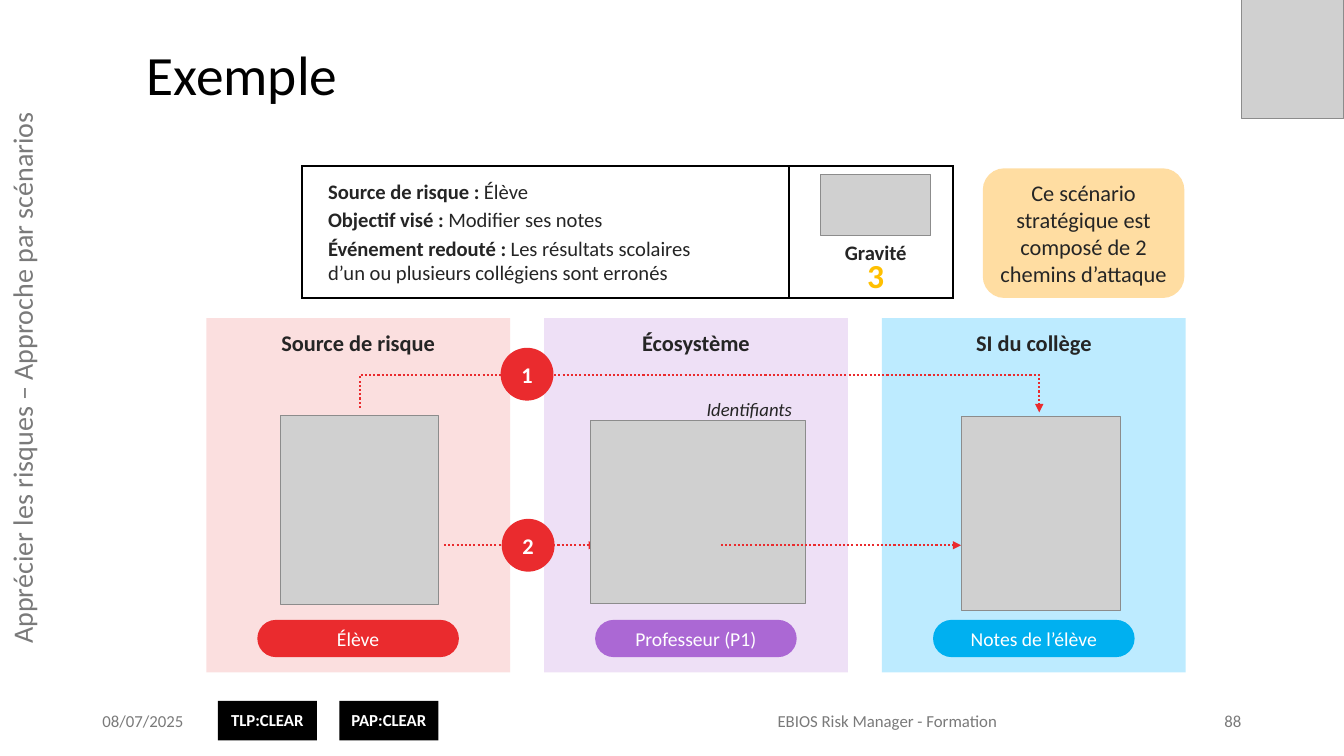
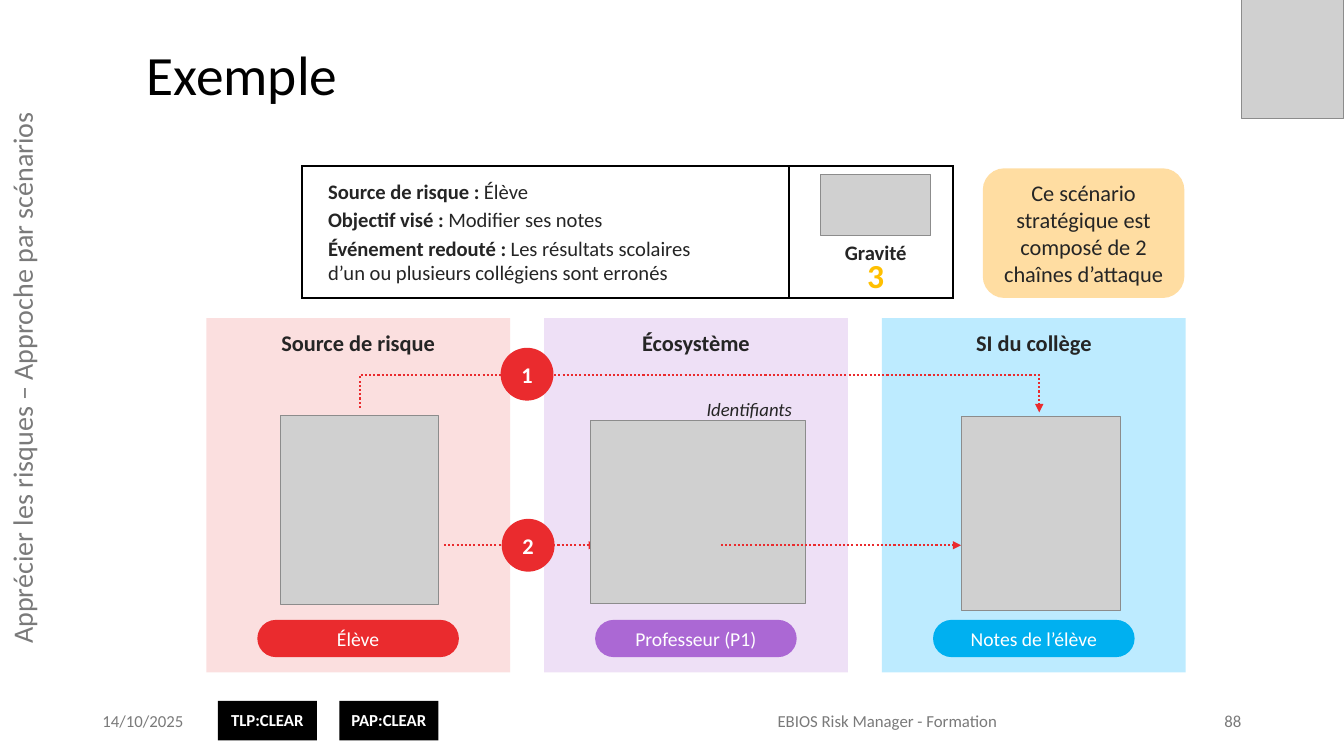
Before and after one commit to matthieu-grall/ebios_formation, a slide deck: slide 88 of EBIOS Risk Manager - Formation - Présentation.pptx. Drawn at 1344x756 pixels with LibreOffice and Linux fonts; fonts in the diff are those of the drawing; grey boxes stand for pictures; background and template pictures are left out. Boxes give left, top, right and bottom in pixels: in the first picture for what was removed or moved away, otherwise in the second. Text is boxed around its words. In the diff, an @@ line names an element or a change of style, - is before the commit and + after.

```diff
--- a/EBIOS Risk Manager - Formation - Présentation.pptx
+++ b/EBIOS Risk Manager - Formation - Présentation.pptx
@@ text in rounded rectangle at (x1=1004, y1=185, x2=1163, y2=286): text changed @@
-  Ce scénario stratégique est composé de 2 chemins d’attaque
+  Ce scénario stratégique est composé de 2 chaînes d’attaque
@@ text at (x1=102, y1=715, x2=183, y2=728): text changed @@
-08/07/2025
+14/10/2025
```
Also in this commit, not shown: 158 other slides changed, 1 other file.
